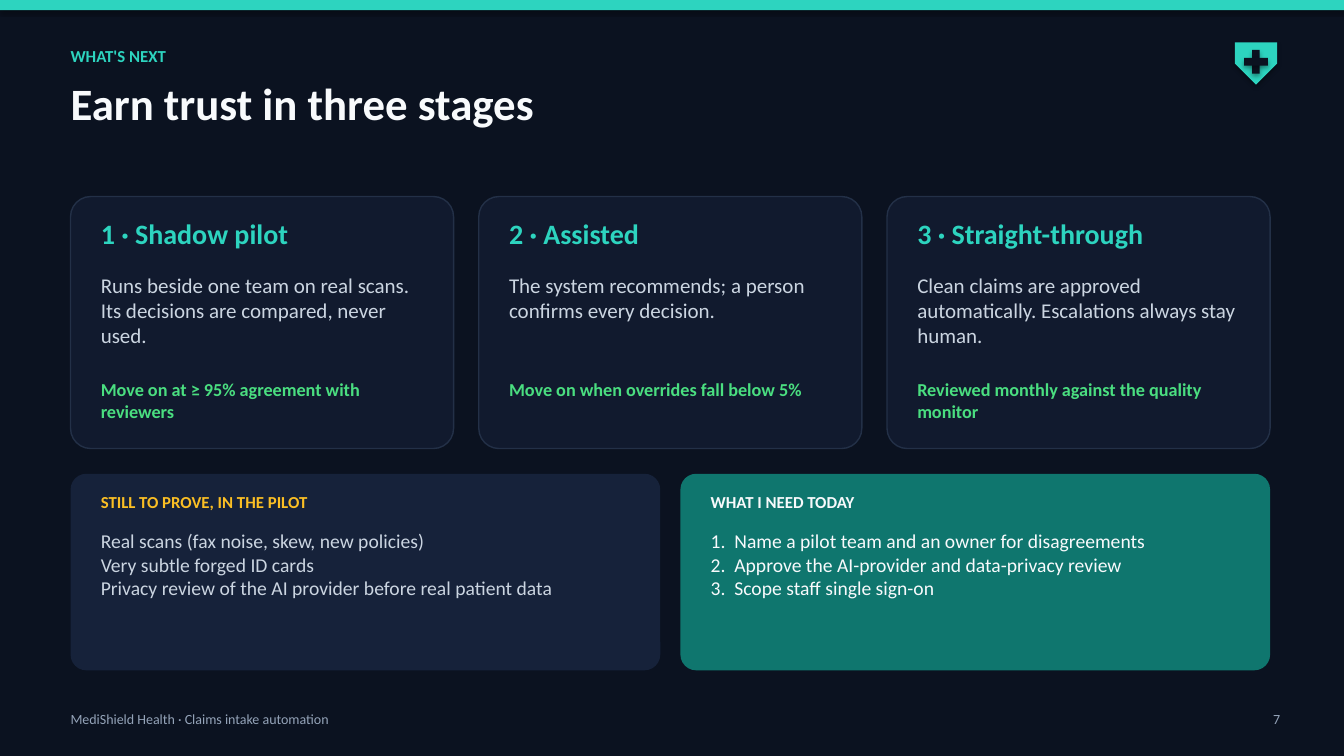
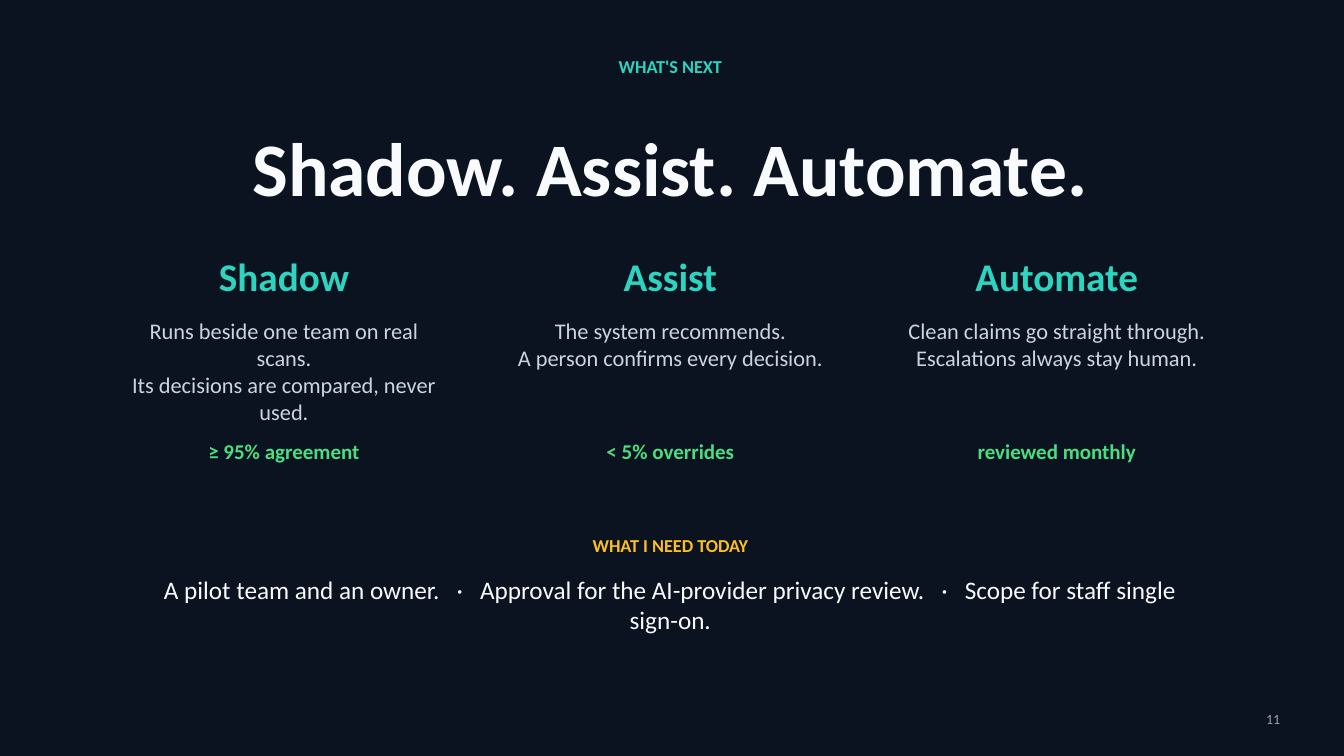
Before and after one commit to raghav010126/Capstone, a slide deck: slide 10 of docs/MediShield_capstone.pptx (slide 7 before the commit). Drawn at 1344x756 pixels with LibreOffice and Linux fonts; fonts in the diff are those of the drawing. Boxes give left, top, right and bottom in pixels: in the first picture for what was removed or moved away, otherwise in the second. Text is boxed around its words. In the diff, an @@ line names an element or a change of style, - is before the commit and + after.

```diff
--- a/docs/MediShield_capstone.pptx
+++ b/docs/MediShield_capstone.pptx
@@ rectangle removed at [0,0,1344,10] @@
@@ text "WHAT'S NEXT": place and size @@
-text "WHAT'S NEXT" at [71,50,166,62]
+text "WHAT'S NEXT" at [619,60,722,73]
@@ text "WHAT'S NEXT" at [619,60,722,73]: size 12 to 13 pt; alignment left to centre @@
@@ pentagon arrow removed at [1235,42,1277,85] @@
@@ rectangle removed at [1244,58,1268,67] @@
@@ rectangle removed at [1252,50,1260,75] @@
@@ text removed at [71,88,534,128] @@
-Earn trust in three stages
@@ text added at [253,143,1087,197], 54 pt, text #F8FAFC, bold @@
+Shadow. Assist. Automate.
@@ rounded rectangle removed at [71,197,454,449] @@
@@ rounded rectangle removed at [479,197,862,449] @@
@@ rounded rectangle removed at [887,197,1270,449] @@
@@ text removed at [509,224,639,244] @@
-2 · Assisted
@@ text removed at [917,224,1143,249] @@
-3 · Straight-through
@@ text at [219,263,349,292]: text changed; size 20 to 28 pt @@
-1 · Shadow pilot
+Shadow
@@ text added at [624,263,717,292], 28 pt, text #2DD4BF, bold @@
+Assist
@@ text added at [975,265,1138,292], 28 pt, text #2DD4BF, bold @@
+Automate
@@ text at [132,323,436,420]: text changed; size 15 to 16 pt @@
-Runs beside one team on real scans. Its decisions are compared, never used.
+Runs beside one team on real scans.
+Its decisions are compared, never used.
@@ text at [518,323,822,370]: text changed; size 15 to 16 pt @@
-The system recommends; a person confirms every decision.
+The system recommends.
+A person confirms every decision.
@@ text at [908,323,1205,370]: text changed; size 15 to 16 pt @@
-Clean claims are approved automatically. Escalations always stay human.
+Clean claims go straight through.
+Escalations always stay human.
@@ text removed at [509,383,801,396] @@
-Move on when overrides fall below 5%
@@ text at [223,444,360,463]: text changed; size 13 to 15 pt @@
-Move on at ≥ 95% agreement with reviewers
+≥ 95% agreement
@@ text added at [622,444,734,459], 15 pt, text #4ADE80, bold @@
+< 5% overrides
@@ text at [978,444,1136,463]: text changed; size 13 to 15 pt @@
-Reviewed monthly against the quality monitor
+reviewed monthly
@@ rounded rectangle removed at [71,474,660,670] @@
@@ rounded rectangle removed at [681,474,1270,670] @@
@@ text removed at [101,497,307,510] @@
-STILL TO PROVE, IN THE PILOT
@@ text "WHAT I NEED TODAY": place and size @@
-text "WHAT I NEED TODAY" at [711,497,854,508]
+text "WHAT I NEED TODAY" at [593,540,748,552]
@@ text "WHAT I NEED TODAY" at [593,540,748,552]: size 12 to 13 pt, text colour #F8FAFC to #FBBF24; alignment left to centre @@
@@ text removed at [101,534,552,598] @@
-Real scans (fax noise, skew, new policies)
-Very subtle forged ID cards
-Privacy review of the AI provider before real patient data
@@ text at [164,581,1175,634]: text changed; size 14 to 18 pt @@
-1. Name a pilot team and an owner for disagreements
-2. Approve the AI-provider and data-privacy review
-3. Scope staff single sign-on
+A pilot team and an owner. · Approval for the AI-provider privacy review. · Scope for staff single sign-on.
@@ text removed at [71,714,329,724] @@
-MediShield Health · Claims intake automation
@@ text at [1266,715,1280,724]: text changed @@
-7
+11
```
Also in this commit, not shown: 5 other slides changed, 7 slides added, 3 slides removed, 1 other file.
